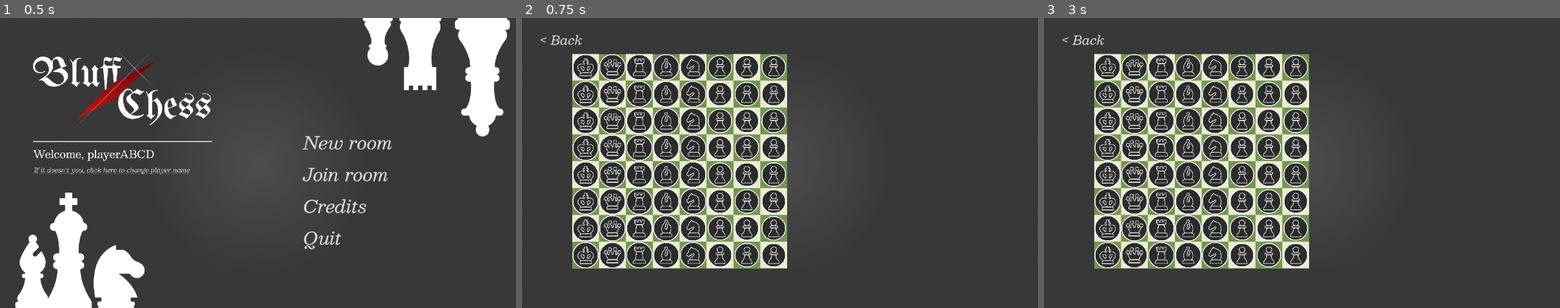
Above: before the commit, frames 1-3 (left to right).
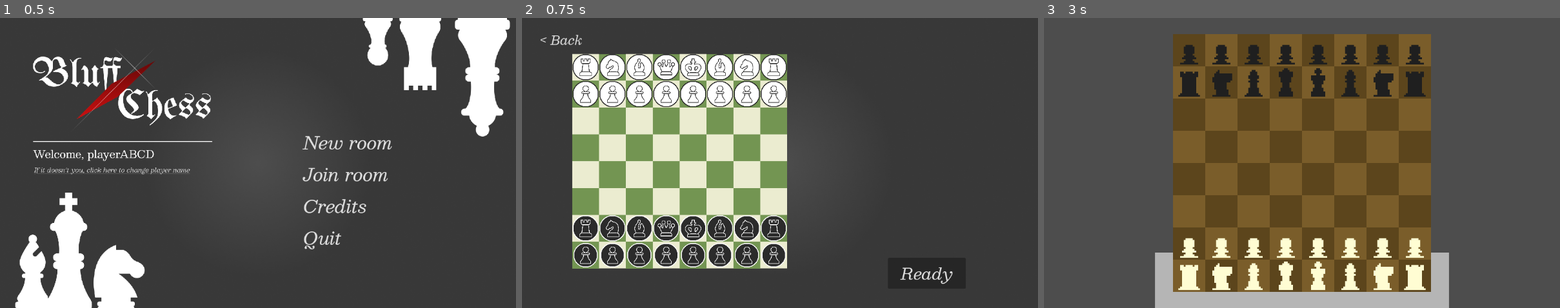
Above: after the commit, the same moments.

Repository: IamKittitat/2110511-bluffchess
Game: Godot game, scene res://Scenes/main_menu.tscn
The game is run twice, just before and just after one commit, with the same random seed, the same clock (stepped at 60 frames per second) and the same inputs.
Inputs (mouse positions are in pixels of both pictures, inside the frame that each line leads up to):
- Up to frame 1 (0.5 s): no input
- Up to frame 2 (0.75 s): click "New room" at 0.5 s
- Up to frame 3 (3 s): click "< Back" at 1.25 s; click "New room" at 2 s; click (1446, 273) at 2.75 s, where only the run after the commit has a clickable "Ready"

Frame 1 is identical in both runs. In frame 2, 18% of the frame differs, in the area x 9-84%, y 12-92%; in frame 3, 58%, in the area x 3-79%, y 5-100%.

Commit message:
feat: add global script

Diff:
--- a/Scenes/chess.gd
+++ b/Scenes/chess.gd
@@ -71,14 +71,15 @@
 var amount_of_same : Array = []
 
 func _ready():
-	board.append([4, 2, 3, 5, 6, 3, 2, 4]) # 0,0 == bottom left
-	board.append([1, 1, 1, 1, 1, 1, 1, 1])
-	board.append([0, 0, 0, 0, 0, 0, 0, 0])
-	board.append([0, 0, 0, 0, 0, 0, 0, 0])
-	board.append([0, 0, 0, 0, 0, 0, 0, 0])
-	board.append([0, 0, 0, 0, 0, 0, 0, 0])
-	board.append([-1, -1, -1, -1, -1, -1, -1, -1])
-	board.append([-4, -2, -3, -5, -6, -3, -2, -4])
+	#board.append([4, 2, 3, 5, 6, 3, 2, 4]) # 0,0 == bottom left
+	#board.append([1, 1, 1, 1, 1, 1, 1, 1])
+	#board.append([0, 0, 0, 0, 0, 0, 0, 0])
+	#board.append([0, 0, 0, 0, 0, 0, 0, 0])
+	#board.append([0, 0, 0, 0, 0, 0, 0, 0])
+	#board.append([0, 0, 0, 0, 0, 0, 0, 0])
+	#board.append([-1, -1, -1, -1, -1, -1, -1, -1])
+	#board.append([-4, -2, -3, -5, -6, -3, -2, -4])
+	board = GlobalScript.chess_board_data
 
 	display_board()
 
--- /dev/null
+++ b/Scenes/global_script.gd
@@ -0,0 +1,3 @@
+extends Node
+
+var chess_board_data = []
--- a/Scenes/set_up_board.gd
+++ b/Scenes/set_up_board.gd
@@ -22,21 +22,21 @@
 @onready var dots: Node2D = $Dots
 
 #Variables
-var board : Array
+var board : Array = []
 var white : bool
 var state : bool
 var moves = []
 var selected_piece : Vector2
 
 func _ready():
-	board.append([-6 ,-5 ,-4 ,-3 ,-2 ,-1 ,-1 ,-1])
-	board.append([-6 ,-5 ,-4 ,-3 ,-2 ,-1 ,-1 ,-1])
-	board.append([-6 ,-5 ,-4 ,-3 ,-2 ,-1 ,-1 ,-1])
-	board.append([-6 ,-5 ,-4 ,-3 ,-2 ,-1 ,-1 ,-1])
-	board.append([-6 ,-5 ,-4 ,-3 ,-2 ,-1 ,-1 ,-1])
-	board.append([-6 ,-5 ,-4 ,-3 ,-2 ,-1 ,-1 ,-1])
-	board.append([-6 ,-5 ,-4 ,-3 ,-2 ,-1 ,-1 ,-1])
-	board.append([-6 ,-5 ,-4 ,-3 ,-2 ,-1 ,-1 ,-1])
+	board.append([4, 2, 3, 5, 6, 3, 2, 4])
+	board.append([1, 1, 1, 1, 1, 1, 1, 1])
+	board.append([0, 0, 0, 0, 0, 0, 0, 0])
+	board.append([0, 0, 0, 0, 0, 0, 0, 0])
+	board.append([0, 0, 0, 0, 0, 0, 0, 0])
+	board.append([0, 0, 0, 0, 0, 0, 0, 0])
+	board.append([-4, -2, -3, -5, -6, -3, -2, -4])
+	board.append([-1 ,-1 ,-1 ,-1 ,-1 ,-1 ,-1 ,-1])
 
 	display_board()
 
@@ -66,3 +66,8 @@
 
 func _on_button_pressed() -> void:
 	get_tree().change_scene_to_file("res://Scenes/main_menu.tscn")
+
+
+func _on_button_2_pressed() -> void:
+	GlobalScript.chess_board_data = board
+	get_tree().change_scene_to_file("res://Scenes/main.tscn")
--- a/Scenes/set_up_page.tscn
+++ b/Scenes/set_up_page.tscn
@@ -36,4 +36,14 @@
 text = "< Back"
 metadata/_edit_use_anchors_ = true
 
+[node name="Button2" type="Button" parent="."]
+offset_left = 817.0
+offset_top = 536.0
+offset_right = 991.0
+offset_bottom = 605.0
+theme_override_fonts/font = ExtResource("2_21yao")
+theme_override_font_sizes/font_size = 36
+text = "Ready"
+
 [connection signal="pressed" from="Button" to="board" method="_on_button_pressed"]
+[connection signal="pressed" from="Button2" to="board" method="_on_button_2_pressed"]
--- a/project.godot
+++ b/project.godot
@@ -15,6 +15,10 @@
 config/features=PackedStringArray("4.4", "Forward Plus")
 config/icon="res://icon.svg"
 
+[autoload]
+
+GlobalScript="*res://Scenes/global_script.gd"
+
 [display]
 
 window/stretch/mode="viewport"
Not shown, added: Scenes/global_script.gd.uid
